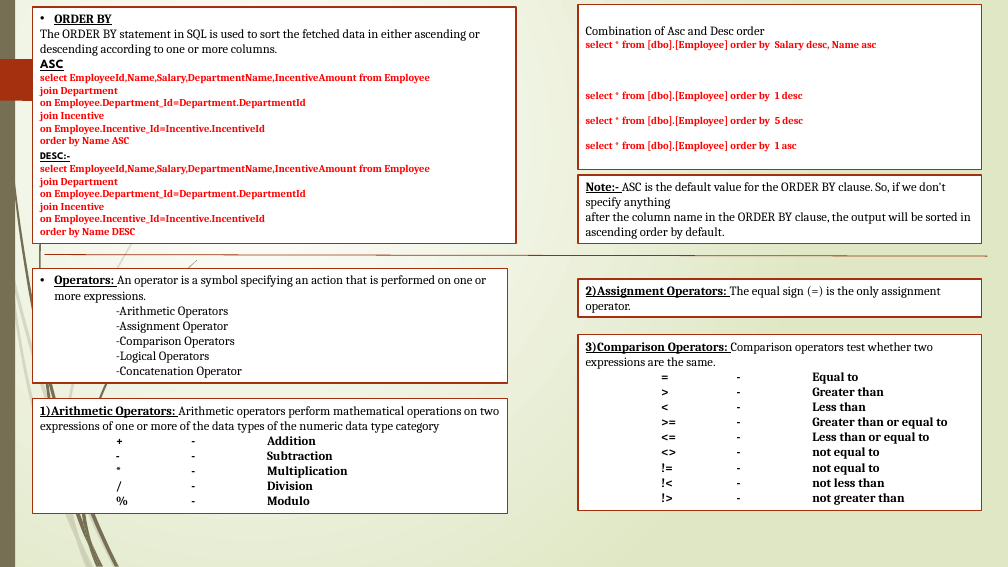
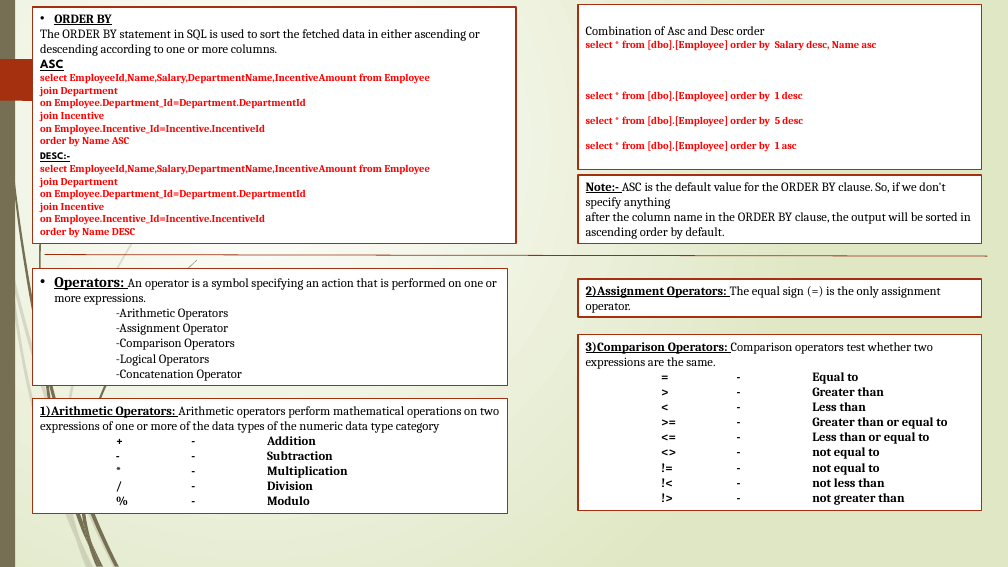
Before and after one commit to tanajisulagave/SQL-Server, a slide deck: slide 15 of SQL Server/SQL_PPT.pptx. Drawn at 1008x567 pixels with LibreOffice and Linux fonts; fonts in the diff are those of the drawing. Boxes give left, top, right and bottom in pixels: in the first picture for what was removed or moved away, otherwise in the second. Text is boxed around its words. In the diff, an @@ line names an element or a change of style, - is before the commit and + after.

```diff
--- a/SQL Server/SQL_PPT.pptx
+++ b/SQL Server/SQL_PPT.pptx
@@ text in rectangle at (x1=54, y1=277, x2=497, y2=305): size 12 to 14 pt in "Operators:" @@
@@ freeform shape removed at (x1=42, y1=340, x2=48, y2=382) @@
```
Also in this commit, not shown: 6 other slides changed, 3 slides added.
